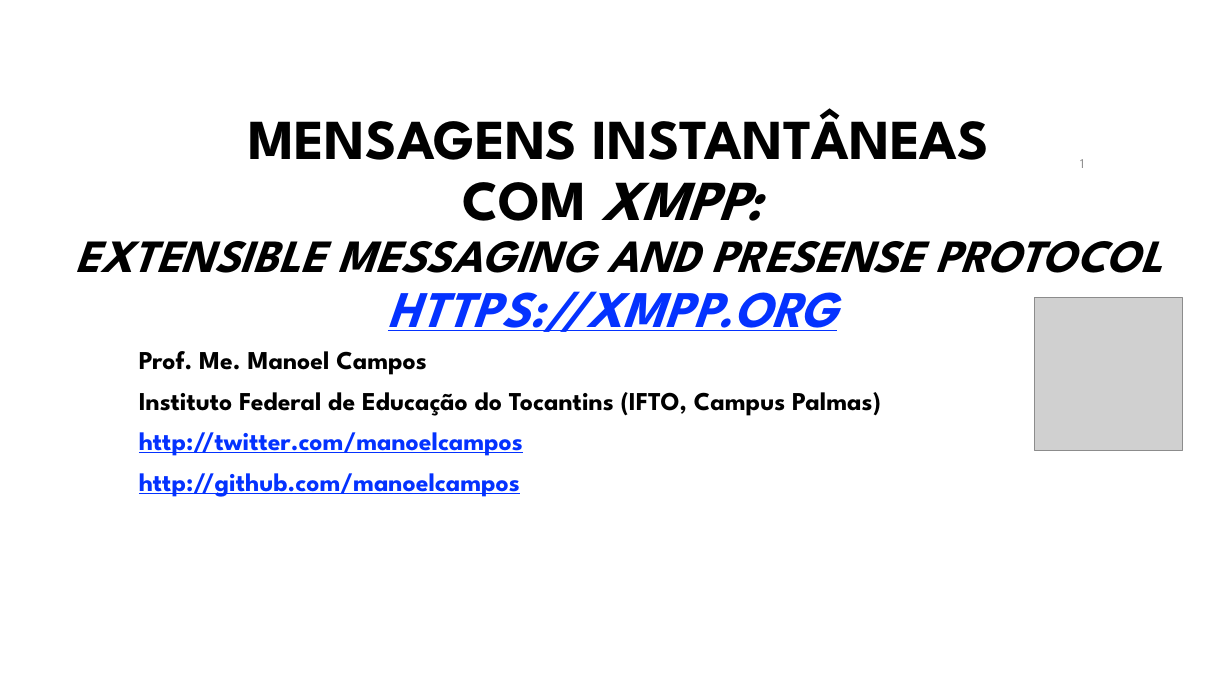
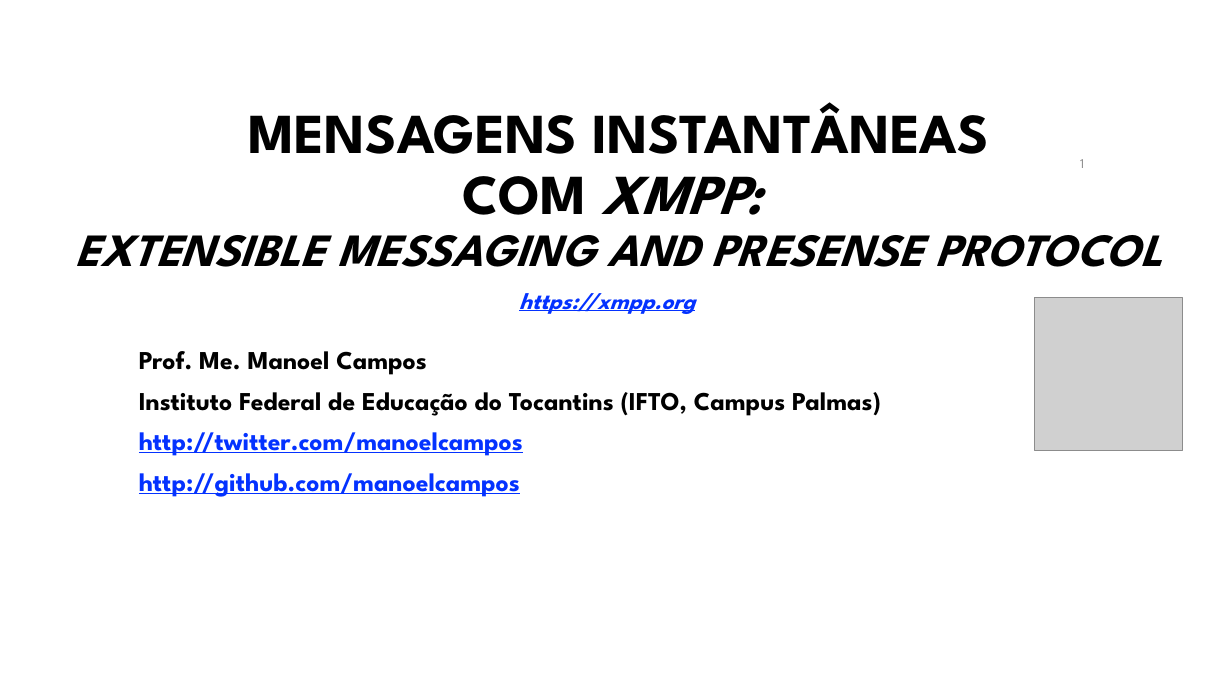
Before and after one commit to manoelcampos/sistemas-distribuidos, a slide deck: slide 1 of projects/03-xmpp/xmpp.pptx. Drawn at 1232x693 pixels with LibreOffice and Linux fonts; fonts in the diff are those of the drawing; grey boxes stand for pictures; background and template pictures are left out. Boxes give left, top, right and bottom in pixels: in the first picture for what was removed or moved away, otherwise in the second. Text is boxed around its words. In the diff, an @@ line names an element or a change of style, - is before the commit and + after.

```diff
--- a/projects/03-xmpp/xmpp.pptx
+++ b/projects/03-xmpp/xmpp.pptx
@@ title at box(75, 102, 1162, 267): text changed @@
-MENSAGENS INSTANTÂNEAS
-COM XMPP:
-EXTENSIBLE MESSAGING AND PRESENSE PROTOCOL
-HTTPS://XMPP.ORG
+MENSAGENS INSTANTÂNEAS
+COM XMPP:
+EXTENSIBLE MESSAGING AND PRESENSE PROTOCOL
@@ text added at box(519, 293, 695, 314), 18 pt, text #0432FF, bold, italic, underline @@
+https://xmpp.org
```
Also in this commit, not shown: 3 other slides changed, 2 other files.
